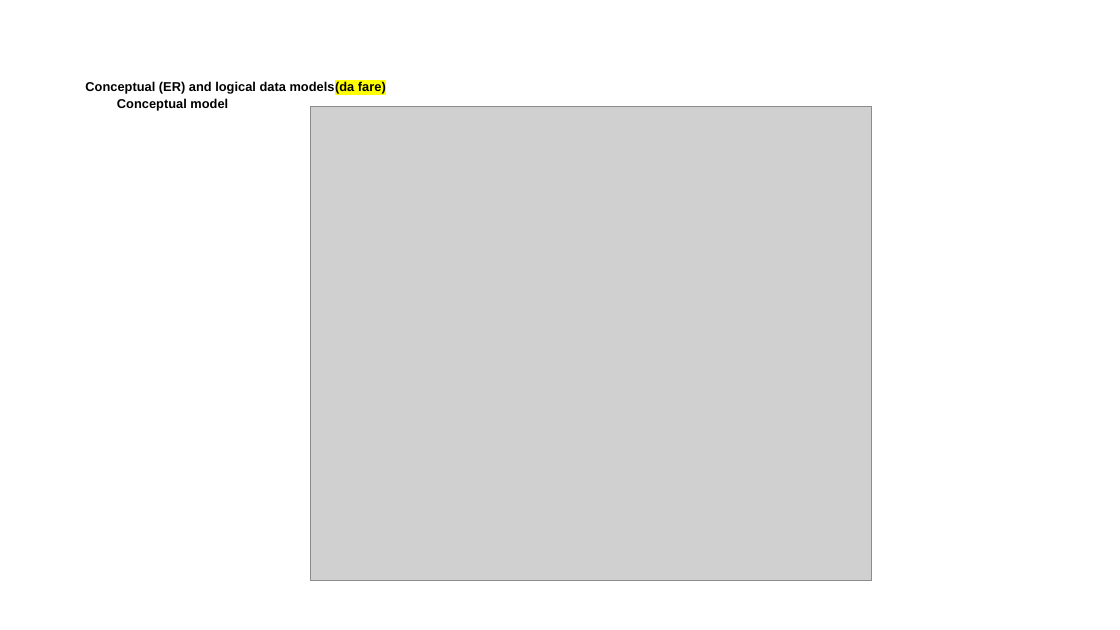
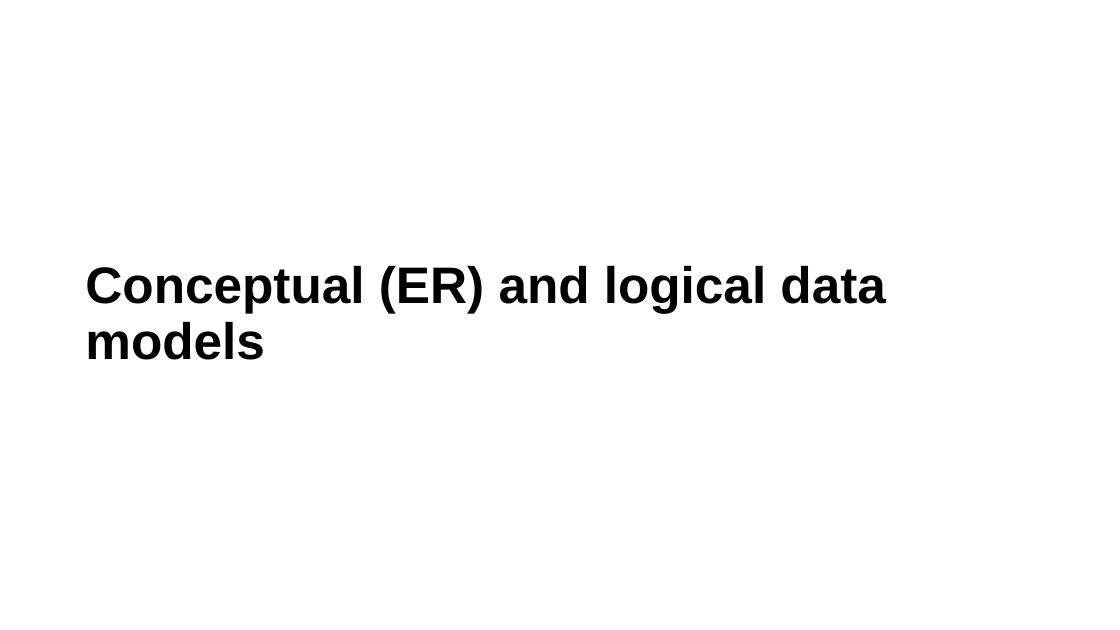
Before and after one commit to priscia99/databases-2-project, a slide deck: slide 7 of Deliverables/Report/Report.pptx (slide 4 before the commit). Drawn at 1120x630 pixels with LibreOffice and Linux fonts; fonts in the diff are those of the drawing; grey boxes stand for pictures. Boxes give left, top, right and bottom in pixels: in the first picture for what was removed or moved away, otherwise in the second. Text is boxed around its words. In the diff, an @@ line names an element or a change of style, - is before the commit and + after.

```diff
--- a/Deliverables/Report/Report.pptx
+++ b/Deliverables/Report/Report.pptx
@@ picture removed at box(311, 107, 872, 581) @@
@@ title at box(85, 265, 885, 360): text changed; size 11 to 44 pt @@
-Conceptual (ER) and logical data models(da fare)
-Conceptual model
+Conceptual (ER) and logical data models
```
Also in this commit, not shown: 25 other slides changed, 33 slides added, 5 slides removed, 5 other files.
